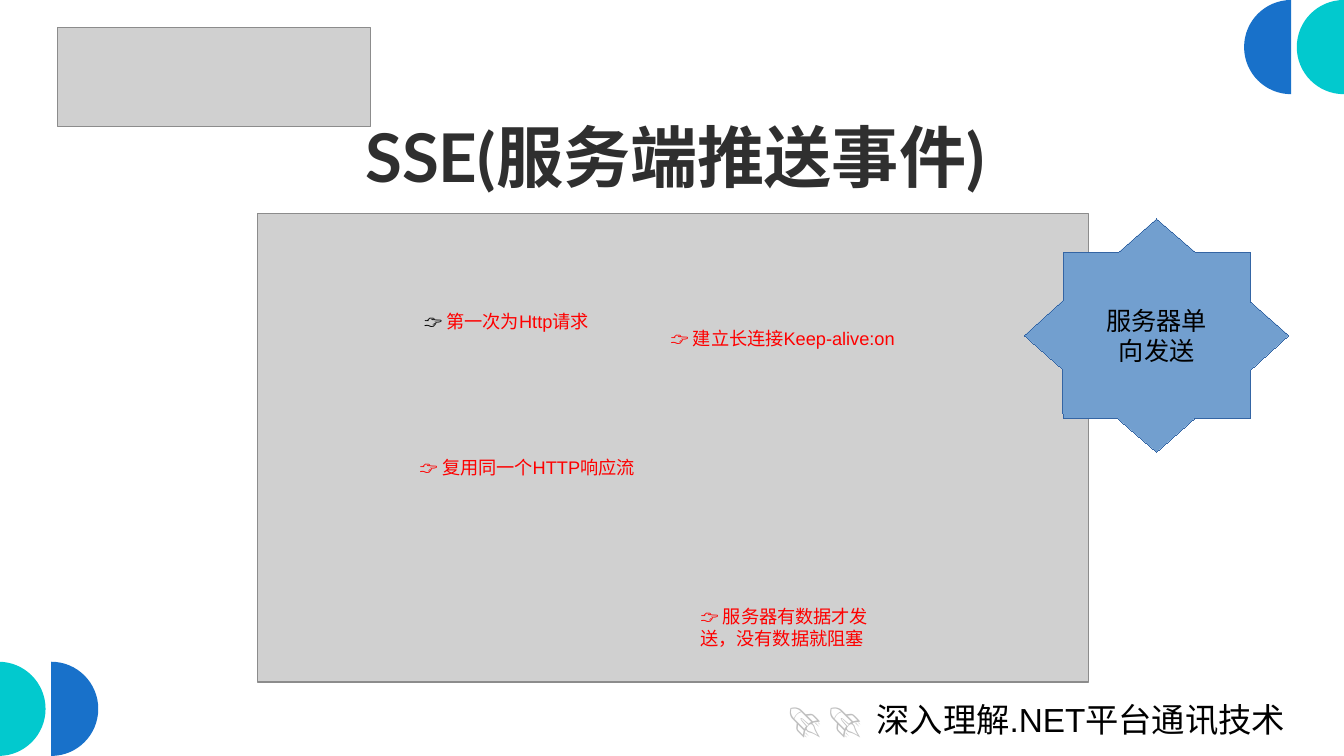
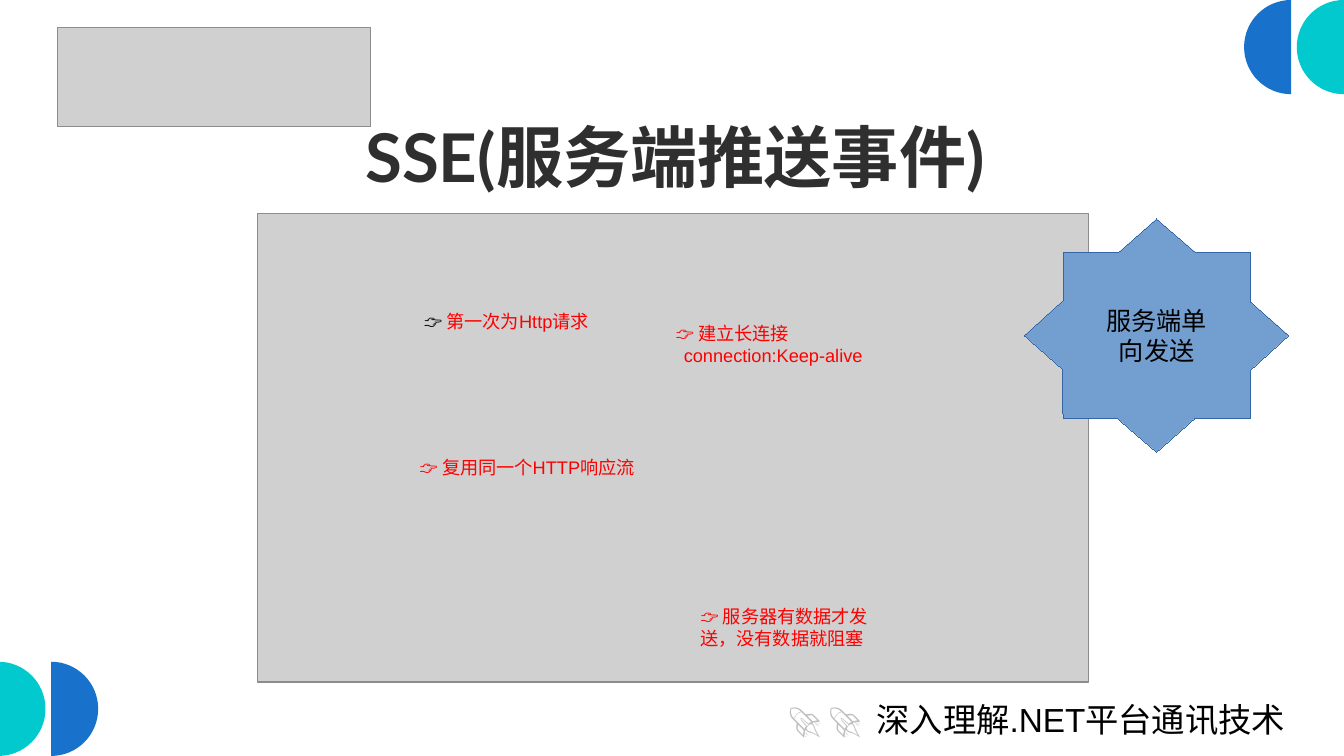
Before and after one commit to scottfly189/dotnet_net_course, a slide deck: slide 3 of src/8.SseDemo/sse_client.odp. Drawn at 1344x756 pixels with LibreOffice and Linux fonts; fonts in the diff are those of the drawing; grey boxes stand for pictures. Boxes give left, top, right and bottom in pixels: in the first picture for what was removed or moved away, otherwise in the second. Text is boxed around its words. In the diff, an @@ line names an element or a change of style, - is before the commit and + after.

```diff
--- a/src/8.SseDemo/sse_client.odp
+++ b/src/8.SseDemo/sse_client.odp
@@ text at [684, 324, 863, 366]: text changed @@
-👉 建立长连接Keep-alive:on
+👉 建立长连接
+connection:Keep-alive
@@ text in freeform shape at [1106, 309, 1207, 362]: text changed @@
-服务器单向发送
+服务端单向发送
```
Also in this commit, not shown: 16 other slides changed, 1 slide removed.
